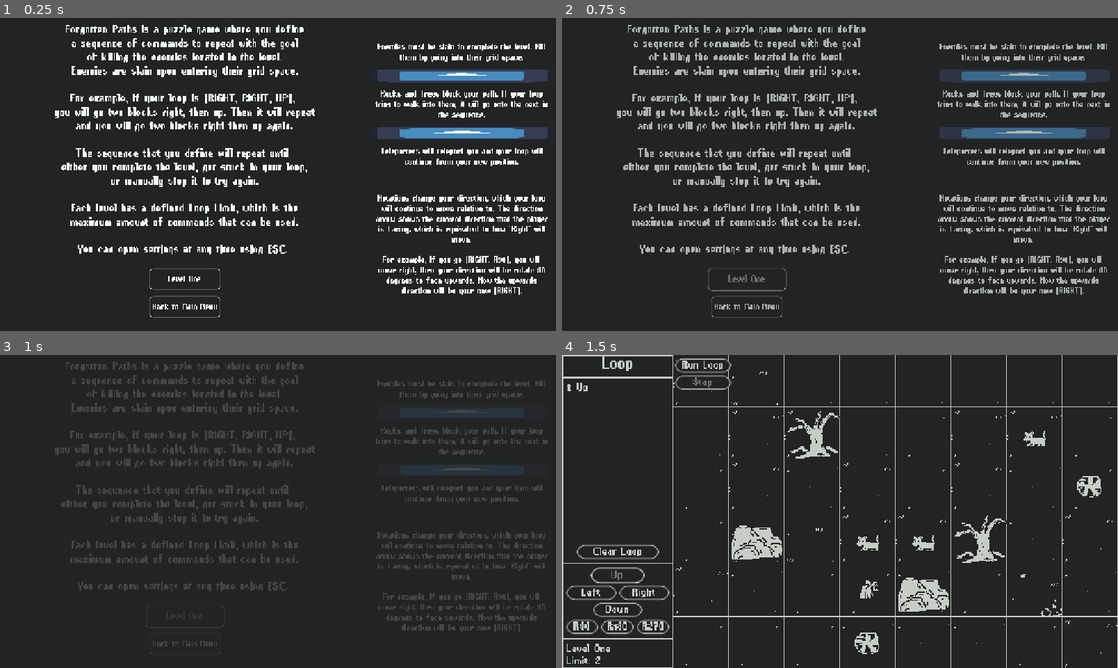
Above: before the commit, frames 1-4 (two rows, left to right).
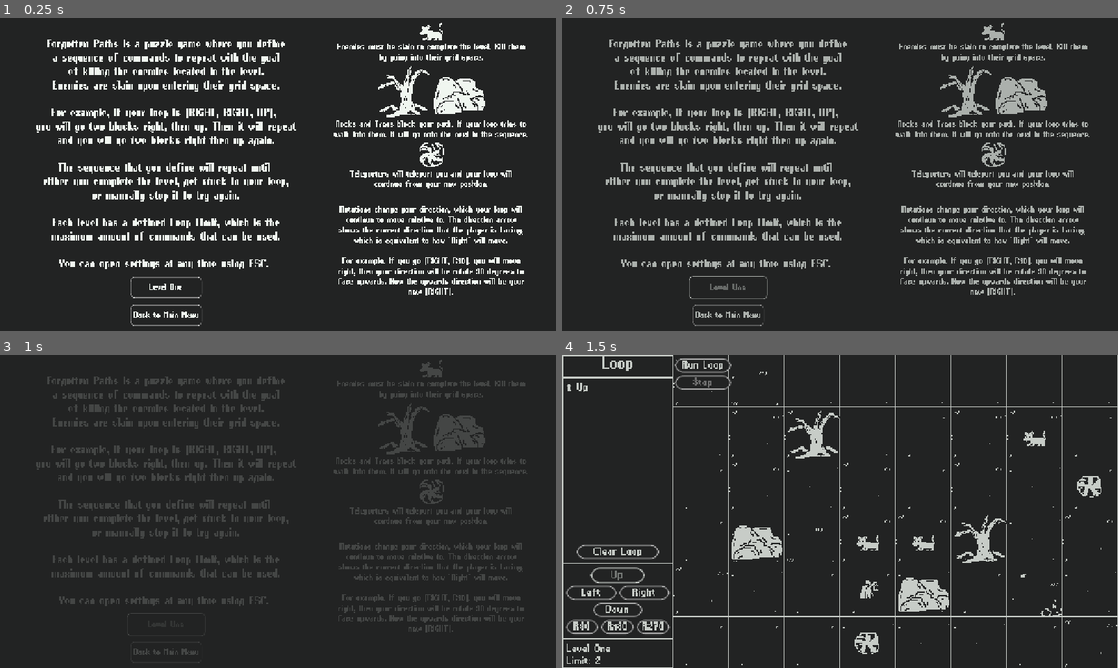
Above: after the commit, the same moments.

Repository: hutnerr/gmtk-jam-2025
Game: Godot game, scene res://01_user-interface/how-to-play/HowToPlay.tscn
Two runs of this game, one before a commit and one after it. Both use one fixed random seed, a clock stepped at 60 frames per second and the inputs below. This scene is started directly instead of the project's main scene. The engine's default icon, where the game draws it, is replaced by a stand-in: a white triangle on a blue panel in a dark square. Sound files missing from this copy of the repository are replaced by a short silence.
Inputs:
- Up to frame 1 (0.25 s): no input
- Up to frame 2 (0.75 s): click "Level One" at 0.5 s
- Up to frame 3 (1 s): no input
- Up to frame 4 (1.5 s): click "Up" at 1.25 s

The runs differ from the first frame. In frame 1, 17% of the frame differs, in the area x 6-99%, y 1-99%; in frame 2, 17%; in frame 3, 16%; in frame 4, nothing differs.

Commit message:
how to play

Diff:
--- a/01_user-interface/how-to-play/HowToPlay.tscn
+++ b/01_user-interface/how-to-play/HowToPlay.tscn
@@ -1,11 +1,14 @@
-[gd_scene load_steps=7 format=3 uid="uid://qp16i2cd76xl"]
+[gd_scene load_steps=10 format=3 uid="uid://qp16i2cd76xl"]
 
 [ext_resource type="Theme" uid="uid://fg7vl58y3nn0" path="res://99_resources/main_theme.tres" id="1_74mi8"]
 [ext_resource type="Script" uid="uid://delq3qqr4iivg" path="res://01_user-interface/how-to-play/how_to_play.gd" id="1_l6cnn"]
 [ext_resource type="Script" uid="uid://wtkip6i1f07w" path="res://01_user-interface/elements/on-hover-anim-component/on_hover_animation_component.gd" id="3_7tnm3"]
 [ext_resource type="Script" uid="uid://bei2cvpc8wqtr" path="res://01_user-interface/elements/sfx-component/sfx_component.gd" id="4_tl5ka"]
 [ext_resource type="AudioStream" uid="uid://c7y23np1b08dh" path="res://99_assets/music/17_orc_atk_sword_1.wav" id="5_tl5ka"]
-[ext_resource type="Texture2D" uid="uid://d0r68qei566vq" path="res://99_assets/other-icons/icon.svg" id="6_nnqya"]
+[ext_resource type="Texture2D" uid="uid://bxym3wevxrkun" path="res://99_assets/Hunter Ui Shit/rat.png" id="6_42exy"]
+[ext_resource type="Texture2D" uid="uid://dgqdbyfqqpc4k" path="res://99_assets/Hunter Ui Shit/tree.png" id="7_vydya"]
+[ext_resource type="Texture2D" uid="uid://da5eq61td6tbb" path="res://99_assets/Hunter Ui Shit/rock.png" id="8_wc2x8"]
+[ext_resource type="Texture2D" uid="uid://b546lbcdcagx3" path="res://99_assets/Hunter Ui Shit/Portal.png" id="9_cca6d"]
 
 [node name="HowToPlay" type="Control"]
 layout_mode = 3
@@ -40,7 +43,8 @@
 [node name="MarginContainer2" type="MarginContainer" parent="VBoxContainer/HBoxContainer"]
 layout_mode = 2
 size_flags_horizontal = 3
-size_flags_stretch_ratio = 2.0
+size_flags_stretch_ratio = 1.5
+theme_override_constants/margin_top = 64
 
 [node name="VBoxContainer" type="VBoxContainer" parent="VBoxContainer/HBoxContainer/MarginContainer2"]
 layout_mode = 2
@@ -113,17 +117,19 @@
 layout_mode = 2
 size_flags_horizontal = 3
 theme_override_constants/margin_top = 8
-theme_override_constants/margin_right = 8
+theme_override_constants/margin_right = 64
 
 [node name="VBoxContainer" type="VBoxContainer" parent="VBoxContainer/HBoxContainer/MarginContainer"]
 layout_mode = 2
 size_flags_horizontal = 3
-theme_override_constants/separation = 16
+theme_override_constants/separation = 3
 
 [node name="TextureRect3" type="TextureRect" parent="VBoxContainer/HBoxContainer/MarginContainer/VBoxContainer"]
-custom_minimum_size = Vector2(32, 32)
-layout_mode = 2
-size_flags_vertical = 4
+custom_minimum_size = Vector2(64, 64)
+layout_mode = 2
+size_flags_horizontal = 4
+size_flags_vertical = 4
+texture = ExtResource("6_42exy")
 expand_mode = 1
 
 [node name="Label5" type="Label" parent="VBoxContainer/HBoxContainer/MarginContainer/VBoxContainer"]
@@ -136,11 +142,24 @@
 vertical_alignment = 1
 autowrap_mode = 2
 
-[node name="TextureRect" type="TextureRect" parent="VBoxContainer/HBoxContainer/MarginContainer/VBoxContainer"]
-custom_minimum_size = Vector2(32, 32)
-layout_mode = 2
-size_flags_vertical = 4
-texture = ExtResource("6_nnqya")
+[node name="HBoxContainer" type="HBoxContainer" parent="VBoxContainer/HBoxContainer/MarginContainer/VBoxContainer"]
+layout_mode = 2
+size_flags_horizontal = 4
+
+[node name="TextureRect4" type="TextureRect" parent="VBoxContainer/HBoxContainer/MarginContainer/VBoxContainer/HBoxContainer"]
+custom_minimum_size = Vector2(128, 128)
+layout_mode = 2
+size_flags_horizontal = 4
+size_flags_vertical = 4
+texture = ExtResource("7_vydya")
+expand_mode = 1
+
+[node name="TextureRect5" type="TextureRect" parent="VBoxContainer/HBoxContainer/MarginContainer/VBoxContainer/HBoxContainer"]
+custom_minimum_size = Vector2(128, 128)
+layout_mode = 2
+size_flags_horizontal = 4
+size_flags_vertical = 4
+texture = ExtResource("8_wc2x8")
 expand_mode = 1
 
 [node name="Label2" type="Label" parent="VBoxContainer/HBoxContainer/MarginContainer/VBoxContainer"]
@@ -153,11 +172,12 @@
 vertical_alignment = 1
 autowrap_mode = 2
 
-[node name="TextureRect2" type="TextureRect" parent="VBoxContainer/HBoxContainer/MarginContainer/VBoxContainer"]
-custom_minimum_size = Vector2(32, 32)
-layout_mode = 2
-size_flags_vertical = 4
-texture = ExtResource("6_nnqya")
+[node name="TextureRect4" type="TextureRect" parent="VBoxContainer/HBoxContainer/MarginContainer/VBoxContainer"]
+custom_minimum_size = Vector2(64, 64)
+layout_mode = 2
+size_flags_horizontal = 4
+size_flags_vertical = 4
+texture = ExtResource("9_cca6d")
 expand_mode = 1
 
 [node name="Label4" type="Label" parent="VBoxContainer/HBoxContainer/MarginContainer/VBoxContainer"]
